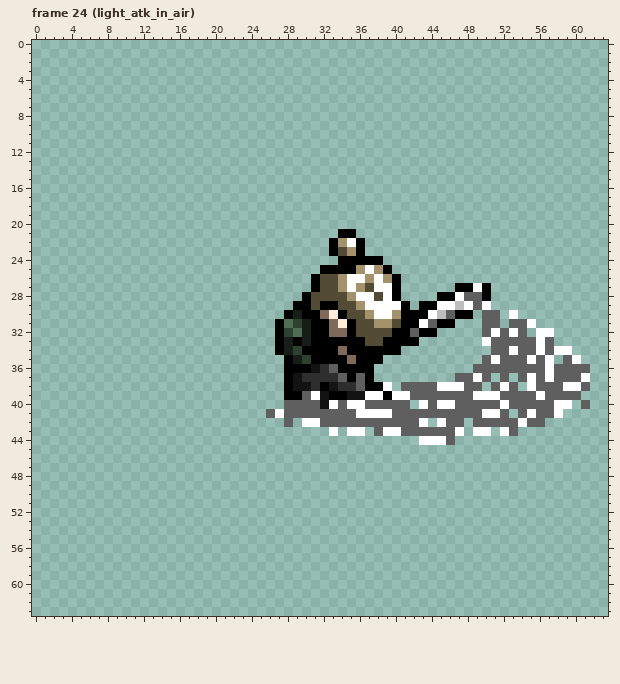
Pixel-art file -- honki/hero/new_character_design_demo.aseprite. This is how it looked before the edit.
64x64 pixels, 56 frames. Shown: frame 24 (light_atk_in_air). The commit also changed other frames, which this record leaves out.
The result:
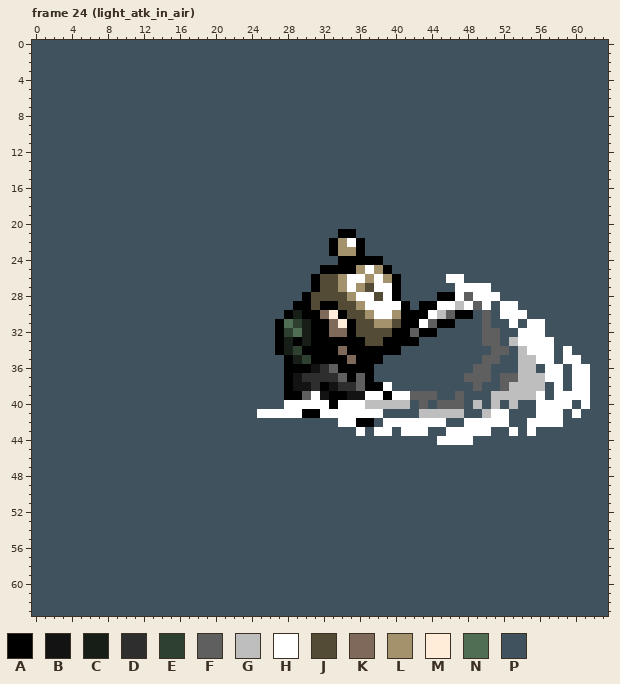
Palette (. is transparent): A #000000  B #131313  C #161e17  D #2e2e2e  E #2e4131  F #5f5f5f  G #bebebe  H #ffffff  J #544b37  K #7e695b  L #a4926c  M #ffedd9  N #4f6e53  P #41525f
Commit: add light_atk_2
From old to new:
layer "bg" added
layer "Layer added" added
Changed rows in their new state; - is an unchanged pixel.
Frame 24 (light_atk_in_air), layers "Layer added", "works layer", "bg":
first column x 0:
 0 PPPPPPPPPPPPPPPPPPPPPPPPPPPPPPPPPPPPPPPPPPPPPPPPPPPPPPPPPPPPPPPP
 1 PPPPPPPPPPPPPPPPPPPPPPPPPPPPPPPPPPPPPPPPPPPPPPPPPPPPPPPPPPPPPPPP
 2 PPPPPPPPPPPPPPPPPPPPPPPPPPPPPPPPPPPPPPPPPPPPPPPPPPPPPPPPPPPPPPPP
 3 PPPPPPPPPPPPPPPPPPPPPPPPPPPPPPPPPPPPPPPPPPPPPPPPPPPPPPPPPPPPPPPP
 4 PPPPPPPPPPPPPPPPPPPPPPPPPPPPPPPPPPPPPPPPPPPPPPPPPPPPPPPPPPPPPPPP
 5 PPPPPPPPPPPPPPPPPPPPPPPPPPPPPPPPPPPPPPPPPPPPPPPPPPPPPPPPPPPPPPPP
 6 PPPPPPPPPPPPPPPPPPPPPPPPPPPPPPPPPPPPPPPPPPPPPPPPPPPPPPPPPPPPPPPP
 7 PPPPPPPPPPPPPPPPPPPPPPPPPPPPPPPPPPPPPPPPPPPPPPPPPPPPPPPPPPPPPPPP
 8 PPPPPPPPPPPPPPPPPPPPPPPPPPPPPPPPPPPPPPPPPPPPPPPPPPPPPPPPPPPPPPPP
 9 PPPPPPPPPPPPPPPPPPPPPPPPPPPPPPPPPPPPPPPPPPPPPPPPPPPPPPPPPPPPPPPP
10 PPPPPPPPPPPPPPPPPPPPPPPPPPPPPPPPPPPPPPPPPPPPPPPPPPPPPPPPPPPPPPPP
11 PPPPPPPPPPPPPPPPPPPPPPPPPPPPPPPPPPPPPPPPPPPPPPPPPPPPPPPPPPPPPPPP
12 PPPPPPPPPPPPPPPPPPPPPPPPPPPPPPPPPPPPPPPPPPPPPPPPPPPPPPPPPPPPPPPP
13 PPPPPPPPPPPPPPPPPPPPPPPPPPPPPPPPPPPPPPPPPPPPPPPPPPPPPPPPPPPPPPPP
14 PPPPPPPPPPPPPPPPPPPPPPPPPPPPPPPPPPPPPPPPPPPPPPPPPPPPPPPPPPPPPPPP
15 PPPPPPPPPPPPPPPPPPPPPPPPPPPPPPPPPPPPPPPPPPPPPPPPPPPPPPPPPPPPPPPP
16 PPPPPPPPPPPPPPPPPPPPPPPPPPPPPPPPPPPPPPPPPPPPPPPPPPPPPPPPPPPPPPPP
17 PPPPPPPPPPPPPPPPPPPPPPPPPPPPPPPPPPPPPPPPPPPPPPPPPPPPPPPPPPPPPPPP
18 PPPPPPPPPPPPPPPPPPPPPPPPPPPPPPPPPPPPPPPPPPPPPPPPPPPPPPPPPPPPPPPP
19 PPPPPPPPPPPPPPPPPPPPPPPPPPPPPPPPPPPPPPPPPPPPPPPPPPPPPPPPPPPPPPPP
20 PPPPPPPPPPPPPPPPPPPPPPPPPPPPPPPPPPPPPPPPPPPPPPPPPPPPPPPPPPPPPPPP
21 PPPPPPPPPPPPPPPPPPPPPPPPPPPPPPPPPP--PPPPPPPPPPPPPPPPPPPPPPPPPPPP
22 PPPPPPPPPPPPPPPPPPPPPPPPPPPPPPPPP----PPPPPPPPPPPPPPPPPPPPPPPPPPP
23 PPPPPPPPPPPPPPPPPPPPPPPPPPPPPPPPP-L--PPPPPPPPPPPPPPPPPPPPPPPPPPP
24 PPPPPPPPPPPPPPPPPPPPPPPPPPPPPPPPPP-----PPPPPPPPPPPPPPPPPPPPPPPPP
25 PPPPPPPPPPPPPPPPPPPPPPPPPPPPPPPP--------PPPPPPPPPPPPPPPPPPPPPPPP
26 PPPPPPPPPPPPPPPPPPPPPPPPPPPPPPP----------PPPPPHHPPPPPPPPPPPPPPPP
27 PPPPPPPPPPPPPPPPPPPPPPPPPPPPPPP----------PPPPPPHH-HPPPPPPPPPPPPP
28 PPPPPPPPPPPPPPPPPPPPPPPPPPPPPP-----------PPPP----HHHPPPPPPPPPPPP
29 PPPPPPPPPPPPPPPPPPPPPPPPPPPPP-------------P--------PHHPPPPPPPPPP
30 PPPPPPPPPPPPPPPPPPPPPPPPPPPP---------------------P-PH-HPPPPPPPPP
31 PPPPPPPPPPPPPPPPPPPPPPPPPPP--------------------PPP-PPHP-HPPPPPPP
32 PPPPPPPPPPPPPPPPPPPPPPPPPPP------------------PPPPP-FPPHH-PPPPPPP
33 PPPPPPPPPPPPPPPPPPPPPPPPPPP----------------PPPPPPPF-PGHH-HPPPPPP
34 PPPPPPPPPPPPPPPPPPPPPPPPPPP--------------PPPPPPPPPP--PGH-HP-PPPP
35 PPPPPPPPPPPPPPPPPPPPPPPPPPPP-----------PPPPPPPPPPP-FPPGGH-PH-PPP
36 PPPPPPPPPPPPPPPPPPPPPPPPPPPP----------PPPPPPPPPPP--PPPGGP-HPHHPP
37 PPPPPPPPPPPPPPPPPPPPPPPPPPPP----------PPPPPPPPPP-F-P-FGGG-HPH-PP
38 PPPPPPPPPPPPPPPPPPPPPPPPPPPP------------PPPPPPPPP-PPFGGGGPHP-HPP
39 PPPPPPPPPPPPPPPPPPPPPPPPPPPP-----------------PP-PPPGGGGG-PHHHHPP
40 PPPPPPPPPPPPPPPPPPPPPPPPPPPPHHHHHAH--GGGGGPFPFF-PGPGPGPPHH--PHPP
41 PPPPPPPPPPPPPPPPPPPPPPPPPHH-HHAAHHHH---PPPPGGGGGPPG-HPPPHH-PHPPP
42 PPPPPPPPPPPPPPPPPPPPPPPPPPPPPPPPPPHHAAPHHHH-H-PPHHHHHPPHHHHPPPPP
43 PPPPPPPPPPPPPPPPPPPPPPPPPPPPPPPPPPPP-PH-PHHHPPH-H--PPHPHPPPPPPPP
44 PPPPPPPPPPPPPPPPPPPPPPPPPPPPPPPPPPPPPPPPPPPPP-HHHPPPPPPPPPPPPPPP
45 PPPPPPPPPPPPPPPPPPPPPPPPPPPPPPPPPPPPPPPPPPPPPPPPPPPPPPPPPPPPPPPP
46 PPPPPPPPPPPPPPPPPPPPPPPPPPPPPPPPPPPPPPPPPPPPPPPPPPPPPPPPPPPPPPPP
47 PPPPPPPPPPPPPPPPPPPPPPPPPPPPPPPPPPPPPPPPPPPPPPPPPPPPPPPPPPPPPPPP
48 PPPPPPPPPPPPPPPPPPPPPPPPPPPPPPPPPPPPPPPPPPPPPPPPPPPPPPPPPPPPPPPP
49 PPPPPPPPPPPPPPPPPPPPPPPPPPPPPPPPPPPPPPPPPPPPPPPPPPPPPPPPPPPPPPPP
50 PPPPPPPPPPPPPPPPPPPPPPPPPPPPPPPPPPPPPPPPPPPPPPPPPPPPPPPPPPPPPPPP
51 PPPPPPPPPPPPPPPPPPPPPPPPPPPPPPPPPPPPPPPPPPPPPPPPPPPPPPPPPPPPPPPP
52 PPPPPPPPPPPPPPPPPPPPPPPPPPPPPPPPPPPPPPPPPPPPPPPPPPPPPPPPPPPPPPPP
53 PPPPPPPPPPPPPPPPPPPPPPPPPPPPPPPPPPPPPPPPPPPPPPPPPPPPPPPPPPPPPPPP
54 PPPPPPPPPPPPPPPPPPPPPPPPPPPPPPPPPPPPPPPPPPPPPPPPPPPPPPPPPPPPPPPP
55 PPPPPPPPPPPPPPPPPPPPPPPPPPPPPPPPPPPPPPPPPPPPPPPPPPPPPPPPPPPPPPPP
56 PPPPPPPPPPPPPPPPPPPPPPPPPPPPPPPPPPPPPPPPPPPPPPPPPPPPPPPPPPPPPPPP
57 PPPPPPPPPPPPPPPPPPPPPPPPPPPPPPPPPPPPPPPPPPPPPPPPPPPPPPPPPPPPPPPP
58 PPPPPPPPPPPPPPPPPPPPPPPPPPPPPPPPPPPPPPPPPPPPPPPPPPPPPPPPPPPPPPPP
59 PPPPPPPPPPPPPPPPPPPPPPPPPPPPPPPPPPPPPPPPPPPPPPPPPPPPPPPPPPPPPPPP
60 PPPPPPPPPPPPPPPPPPPPPPPPPPPPPPPPPPPPPPPPPPPPPPPPPPPPPPPPPPPPPPPP
61 PPPPPPPPPPPPPPPPPPPPPPPPPPPPPPPPPPPPPPPPPPPPPPPPPPPPPPPPPPPPPPPP
62 PPPPPPPPPPPPPPPPPPPPPPPPPPPPPPPPPPPPPPPPPPPPPPPPPPPPPPPPPPPPPPPP
63 PPPPPPPPPPPPPPPPPPPPPPPPPPPPPPPPPPPPPPPPPPPPPPPPPPPPPPPPPPPPPPPP
Changed places in both pictures, as pixel boxes (x1, y1, x2, y2):
changed: (32, 40, 608, 616)
